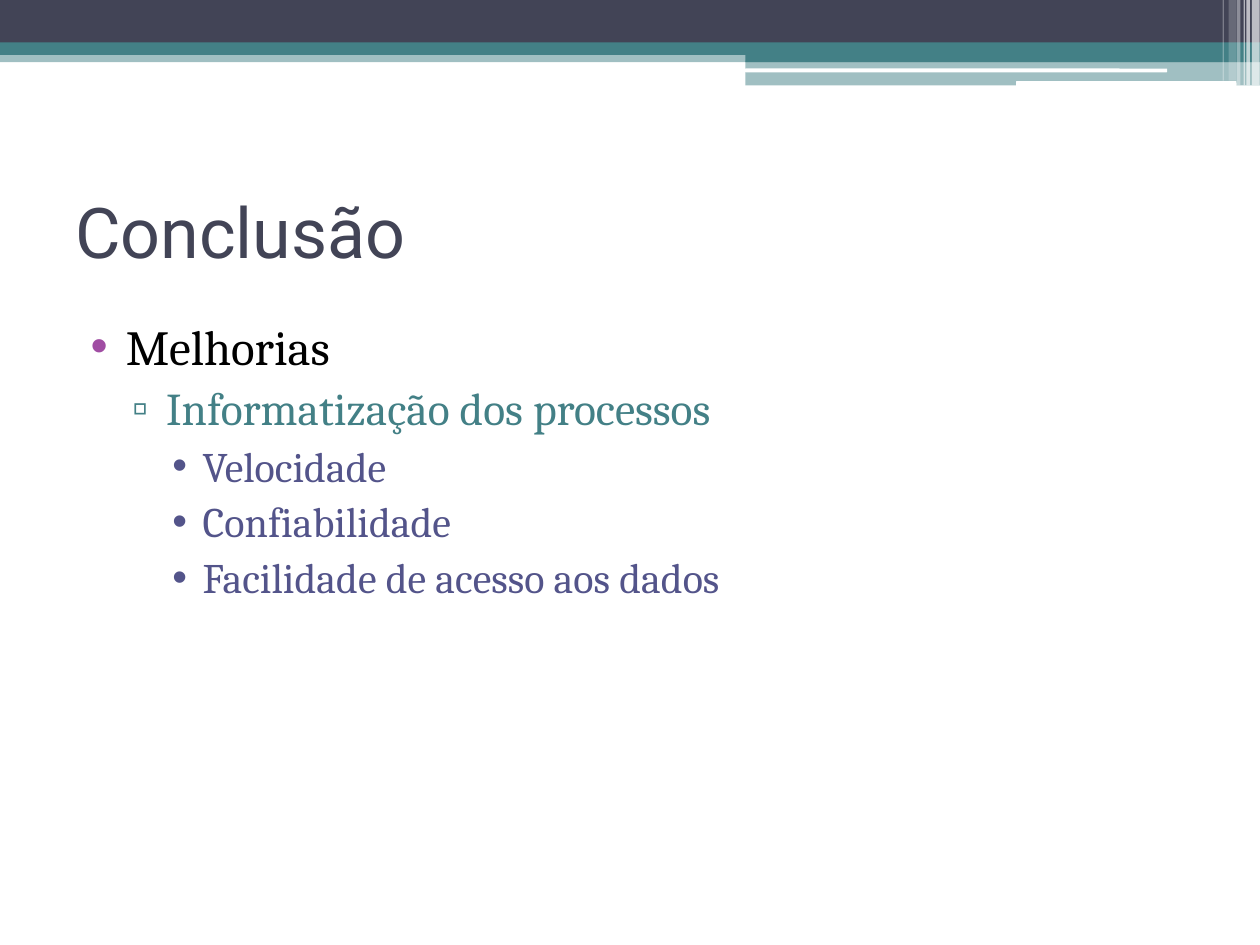
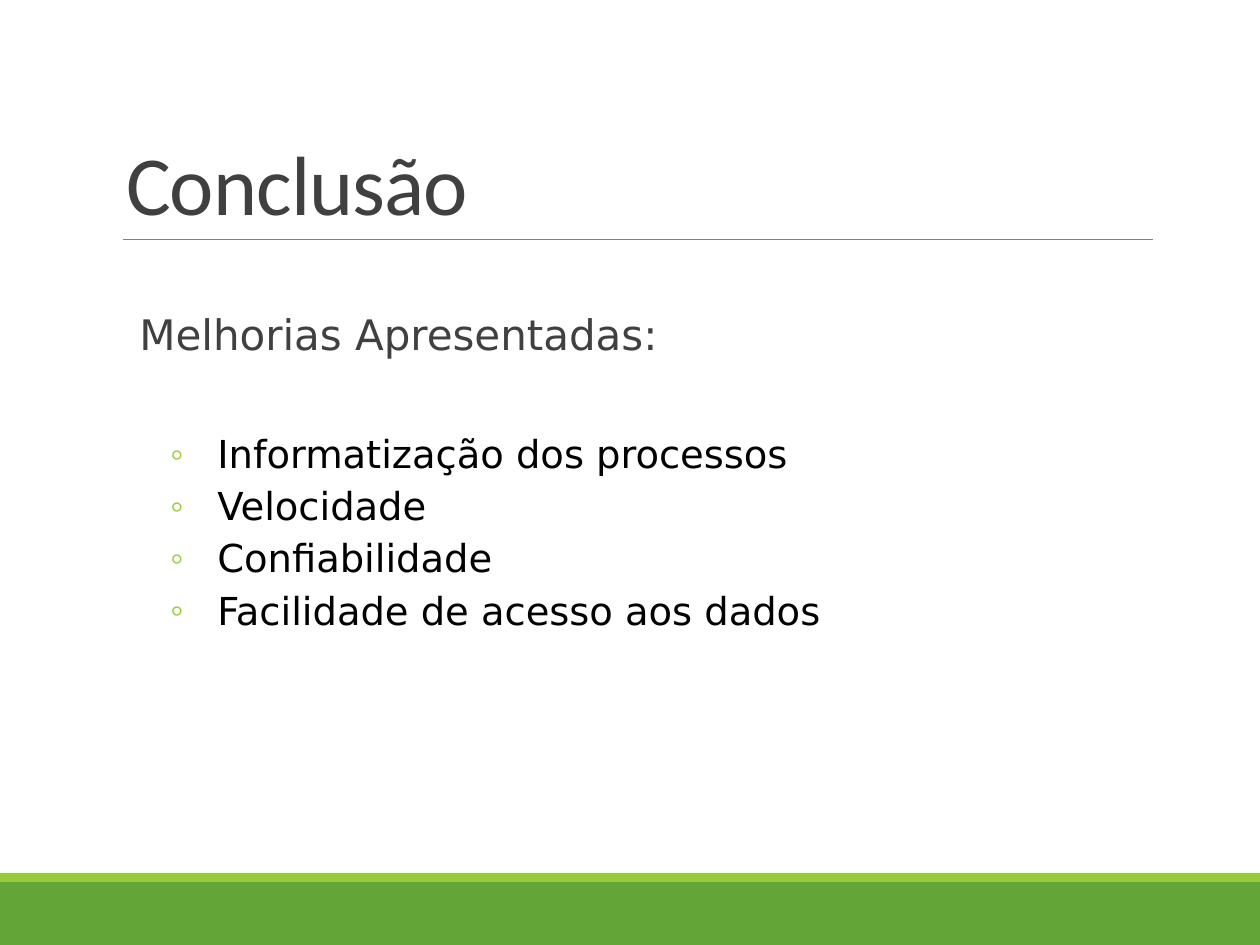
Before and after one commit to luisguipso/tcc, a slide deck: slide 8 of Apresentacao - SICON.pptx (slide 6 before the commit). Drawn at 1260x945 pixels with LibreOffice and Linux fonts; fonts in the diff are those of the drawing. Boxes give left, top, right and bottom in pixels: in the first picture for what was removed or moved away, otherwise in the second. Text is boxed around its words. In the diff, an @@ line names an element or a change of style, - is before the commit and + after.

Commit message:
melhoria no slide de apresentação

```diff
--- a/Apresentacao - SICON.pptx
+++ b/Apresentacao - SICON.pptx
@@ rectangle removed at [0,0,1260,43] @@
@@ rectangle removed at [1222,0,1223,81] @@
@@ rectangle removed at [1228,0,1236,81] @@
@@ rectangle removed at [1237,0,1241,86] @@
@@ rectangle removed at [1244,0,1245,86] @@
@@ rectangle removed at [1246,0,1250,86] @@
@@ rectangle removed at [1252,0,1260,86] @@
@@ rectangle removed at [0,50,1260,62] @@
@@ rectangle removed at [0,43,1260,55] @@
@@ title "Conclusão": place and size @@
-title "Conclusão" at [75,205,405,259]
+title "Conclusão" at [126,156,468,216]
@@ title "Conclusão" at [126,156,468,216]: size 40 to 48 pt, font Roboto to Calibri, text colour #424456 to #404040, letter spacing 0 to -0.5 pt; line spacing 1 to 0.85; vertical alignment middle to bottom @@
@@ rectangle removed at [746,49,1260,62] @@
@@ rounded rectangle removed at [745,68,1167,72] @@
@@ rectangle removed at [746,60,1260,86] @@
@@ rounded rectangle removed at [1016,81,1236,86] @@
@@ line added from (123, 239) to (1153, 239), #808080 0.5 pt @@
@@ text "Melhorias Apresentadas:": place and size @@
-text "Melhorias Apresentadas:" at [126,331,719,594]
+text "Melhorias Apresentadas:" at [139,318,820,626]
@@ text at [139,318,657,359]: text changed; size 28 to 24 pt; font Cambria to DejaVu Sans; text colour #000000 to #404040 @@
-• Melhorias
+  Melhorias Apresentadas:
@@ text at [217,438,820,626]: size 26 to 22 pt, text colour #438086 to #000000 in "Informatização dos processos"; font Cambria to DejaVu Sans in "Informatização dos processos", "Velocidade", "Confiabilidade", "Facilidade de acesso aos dados"; size 24 to 22 pt, text colour #53548A to #000000 in "Velocidade", "Confiabilidade", "Facilidade de acesso aos dados"; bullet ▫ to ◦; line spacing 1 to 0.9; more space between paragraphs; bullet colour #438086 to #99CB38; bullet • to ◦; list level 3 to 2 in "Velocidade"; bullet colour #53548A to #99CB38; list level 3 to 2 in "Confiabilidade"; list level 3 to 2 in "Facilidade de acesso aos dados" @@
@@ rectangle added at [0,882,1260,945], fill #63A537 @@
@@ rectangle added at [0,873,1260,882], fill #99CB38 @@
```
Also in this commit, not shown: 3 other slides changed, 5 slides added, 3 slides removed, 3 other files.
